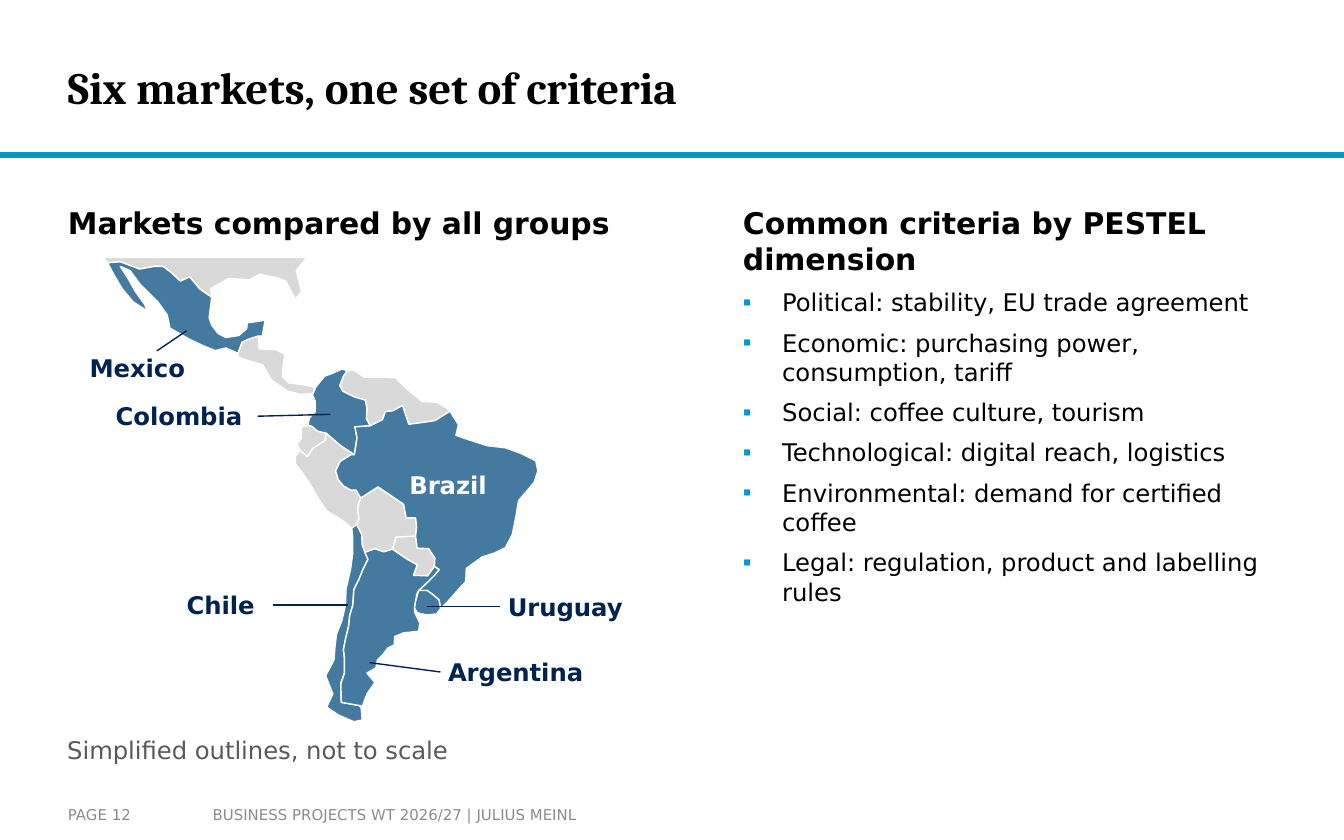
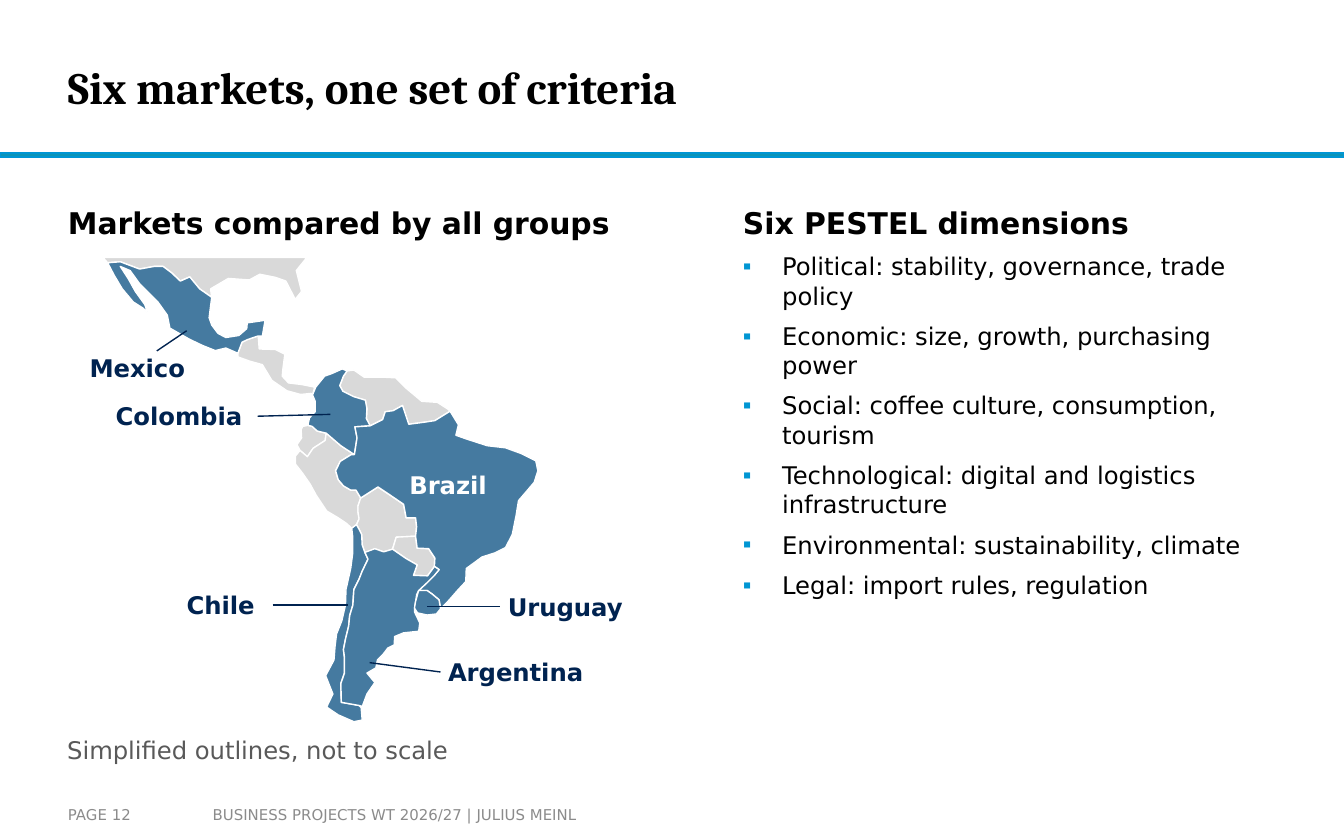
Before and after one commit to arnefloh-wu/ib-business-projects, a slide deck: slide 12 of WT26-27/Business Projects WT26-27 Slides.pptx. Drawn at 1344x840 pixels with LibreOffice and Linux fonts; fonts in the diff are those of the drawing; background and template pictures are left out. Boxes give left, top, right and bottom in pixels: in the first picture for what was removed or moved away, otherwise in the second. Text is boxed around its words. In the diff, an @@ line names an element or a change of style, - is before the commit and + after.

```diff
--- a/WT26-27/Business Projects WT26-27 Slides.pptx
+++ b/WT26-27/Business Projects WT26-27 Slides.pptx
@@ text at box(743, 211, 1241, 599): text changed @@
-Common criteria by PESTEL dimension
-▪ Political: stability, EU trade agreement
-▪ Economic: purchasing power, consumption, tariff
-▪ Social: coffee culture, tourism
-▪ Technological: digital reach, logistics
-▪ Environmental: demand for certified coffee
-▪ Legal: regulation, product and labelling rules
+Six PESTEL dimensions
+▪ Political: stability, governance, trade policy
+▪ Economic: size, growth, purchasing power
+▪ Social: coffee culture, consumption, tourism
+▪ Technological: digital and logistics infrastructure
+▪ Environmental: sustainability, climate
+▪ Legal: import rules, regulation
```
Also in this commit, not shown: 1 other slide changed, 3 other files.
